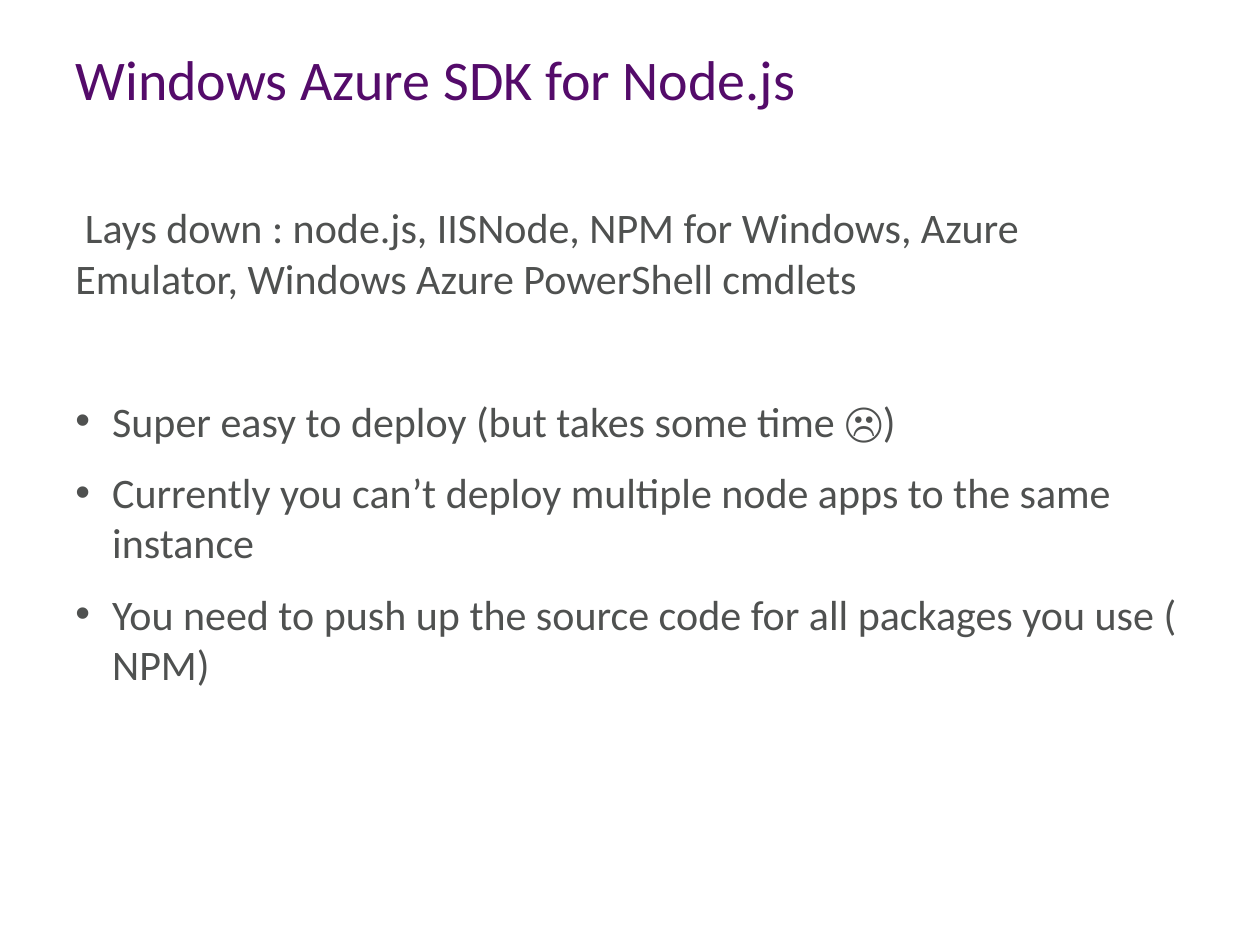
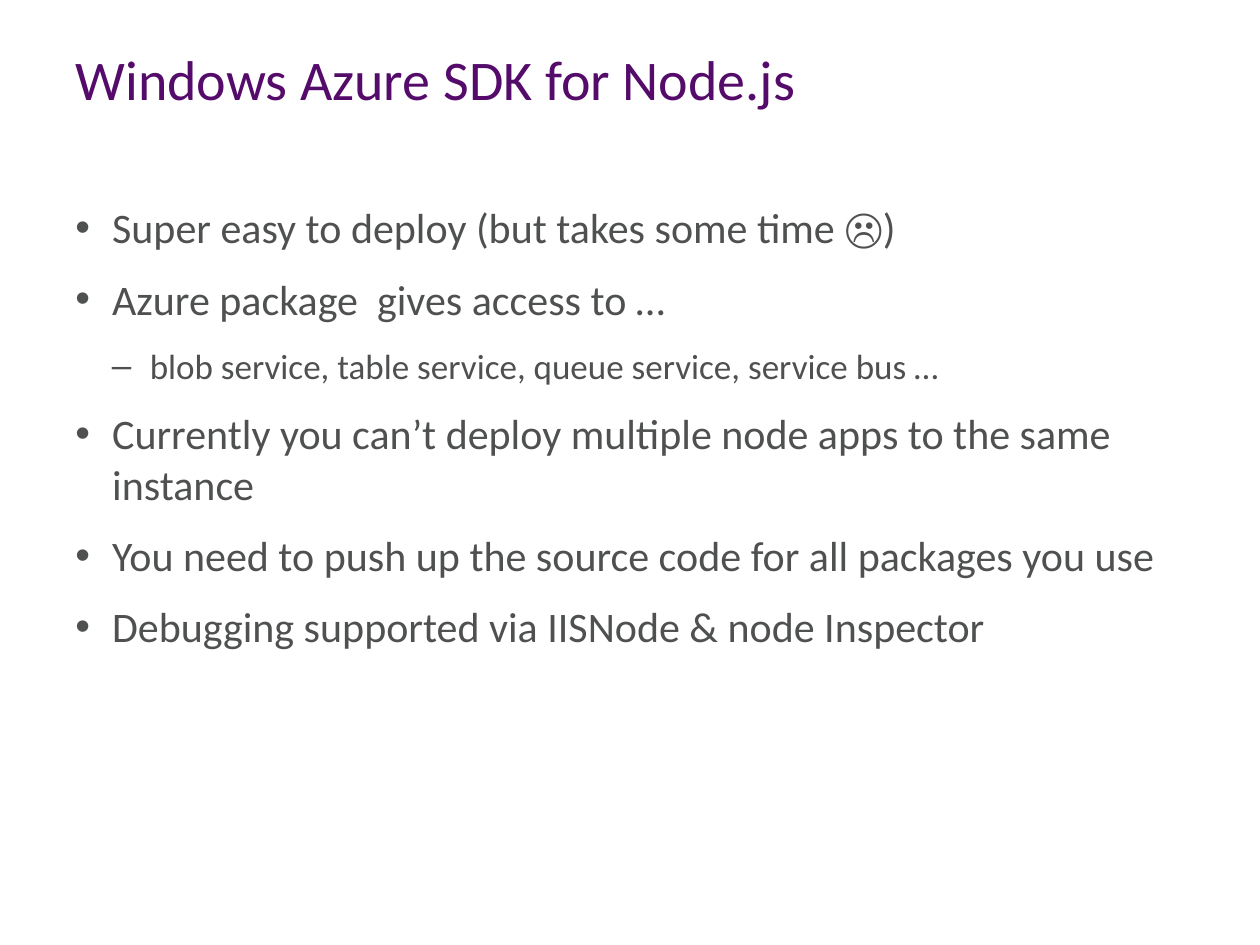
Before and after one commit to aidancasey/AzureNodeChatClient, a slide deck: slide 15 of presentation/Building Node.js Applications on Windows Azure.pptx (slide 14 before the commit). Drawn at 1260x945 pixels with LibreOffice and Linux fonts; fonts in the diff are those of the drawing; background and template pictures are left out. Boxes give left, top, right and bottom in pixels: in the first picture for what was removed or moved away, otherwise in the second. Text is boxed around its words. In the diff, an @@ line names an element or a change of style, - is before the commit and + after.

```diff
--- a/presentation/Building Node.js Applications on Windows Azure.pptx
+++ b/presentation/Building Node.js Applications on Windows Azure.pptx
@@ text at (75, 214, 1019, 299): paragraph removed @@
-Lays down : node.js, IISNode, NPM for Windows, Azure Emulator, Windows Azure PowerShell cmdlets
@@ text at (112, 286, 907, 385): paragraphs added @@
+• Azure package gives access to …
+  – blob service, table service, queue service, service bus …
@@ text at (112, 542, 1154, 649): text changed @@
-• You need to push up the source code for all packages you use ( NPM)
+• You need to push up the source code for all packages you use
+• Debugging supported via IISNode & node Inspector
```
Also in this commit, not shown: 4 other slides changed, 1 slide added.
